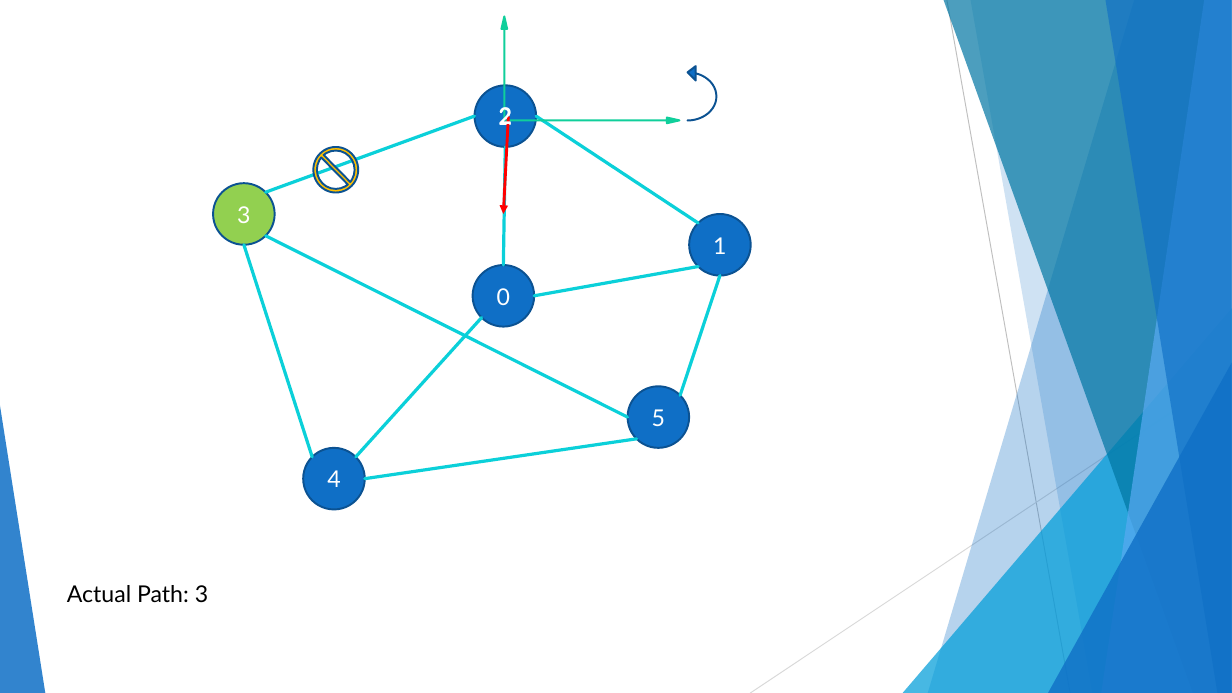
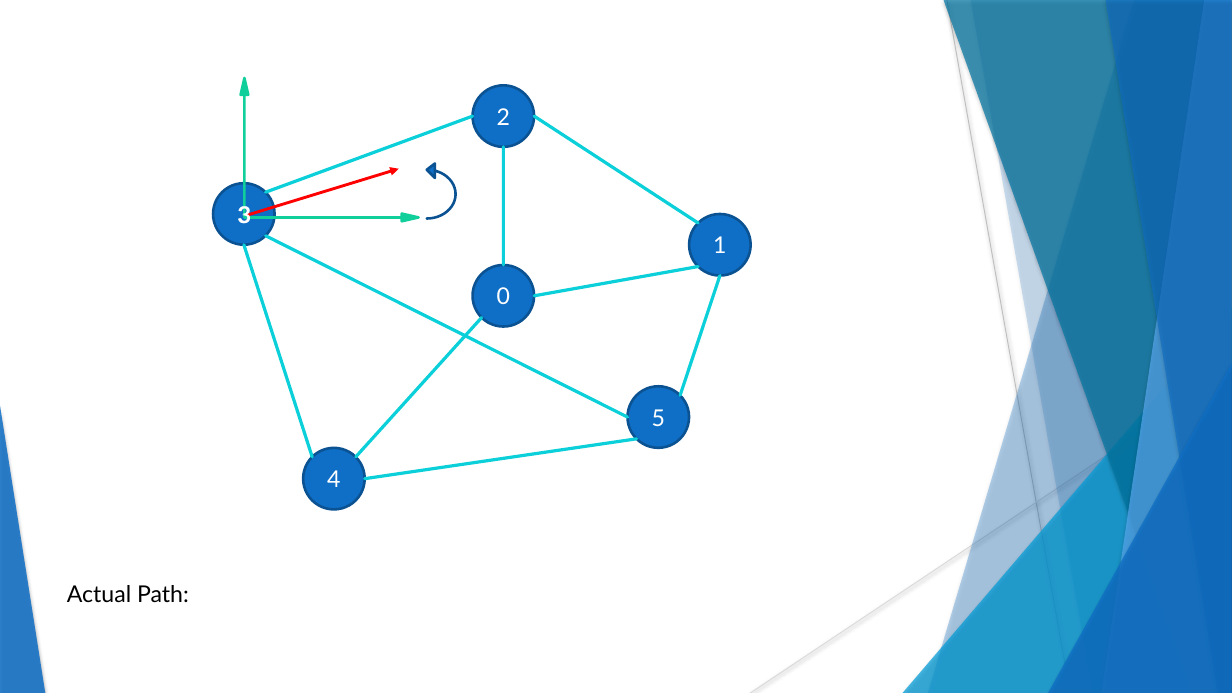
Before and after one commit to Spleentery/DA_TSP_Project-2, a slide deck: slide 13 of docs/Project 2.pptx. Drawn at 1232x693 pixels with LibreOffice and Linux fonts; fonts in the diff are those of the drawing. Boxes give left, top, right and bottom in pixels: in the first picture for what was removed or moved away, otherwise in the second. Text is boxed around its words. In the diff, an @@ line names an element or a change of style, - is before the commit and + after.

```diff
--- a/docs/Project 2.pptx
+++ b/docs/Project 2.pptx
@@ left up arrow removed at box(502, 17, 680, 124) @@
@@ freeform shape at box(970, 0, 1232, 693): shadow on; outline redrawn @@
@@ left up arrow added at box(240, 78, 419, 221), fill #10CF9B, outline #10CF9B 2 pt @@
@@ ellipse "2" at box(472, 85, 534, 147): outline #0B5292 1.5 pt to #0B5292 2 pt @@
@@ curved up arrow removed at box(688, 65, 717, 121) @@
@@ text removed at box(499, 105, 512, 131) @@
-2
@@ arrow removed from (508, 117) to (504, 214) @@
@@ no-entry sign removed at box(313, 147, 359, 192) @@
@@ freeform shape added at box(248, 169, 399, 215), outline #FF0000 2.25 pt @@
@@ curved up arrow added at box(427, 163, 456, 219), fill #0F6FC6, outline #0B5292 2 pt @@
@@ ellipse "3" at box(213, 183, 275, 245): fill #92D050 to #0F6FC6; outline #0B5292 1.5 pt to #0B5292 2 pt @@
@@ text added at box(237, 202, 250, 224), 18 pt, text #FFFFFF, bold @@
+3
@@ shadow on in 7 elements at box(928, 0, 1232, 693), box(903, 308, 1232, 693), box(944, 0, 1232, 693), box(1102, 0, 1232, 693), box(1105, 0, 1232, 693), box(1048, 363, 1232, 693), box(0, 406, 45, 693) @@
@@ text at box(67, 585, 189, 603): text changed @@
-Actual Path: 3
+Actual Path:
```
Also in this commit, not shown: 22 other slides changed, 6 slides added, 1 slide removed, 3 other files.
